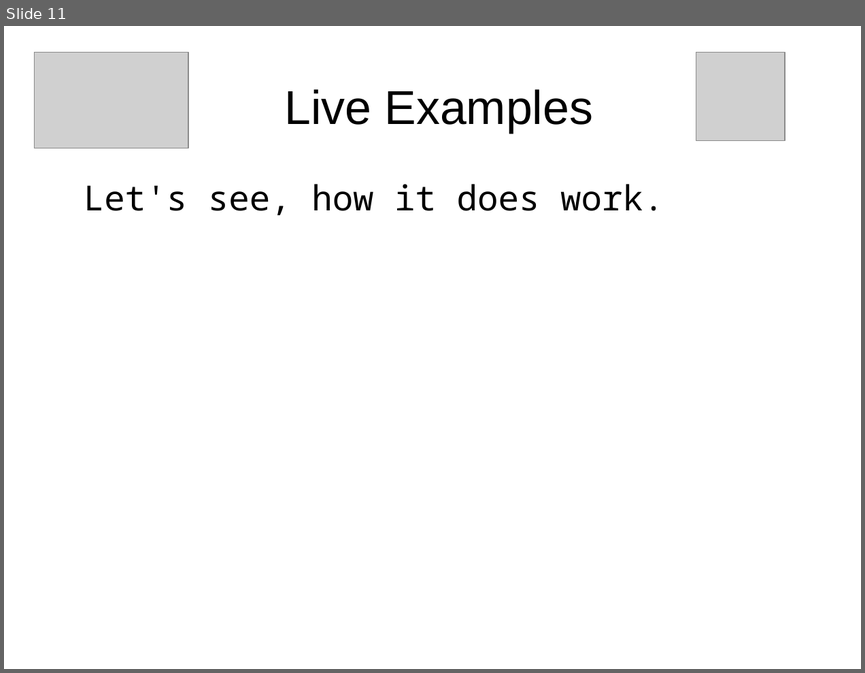
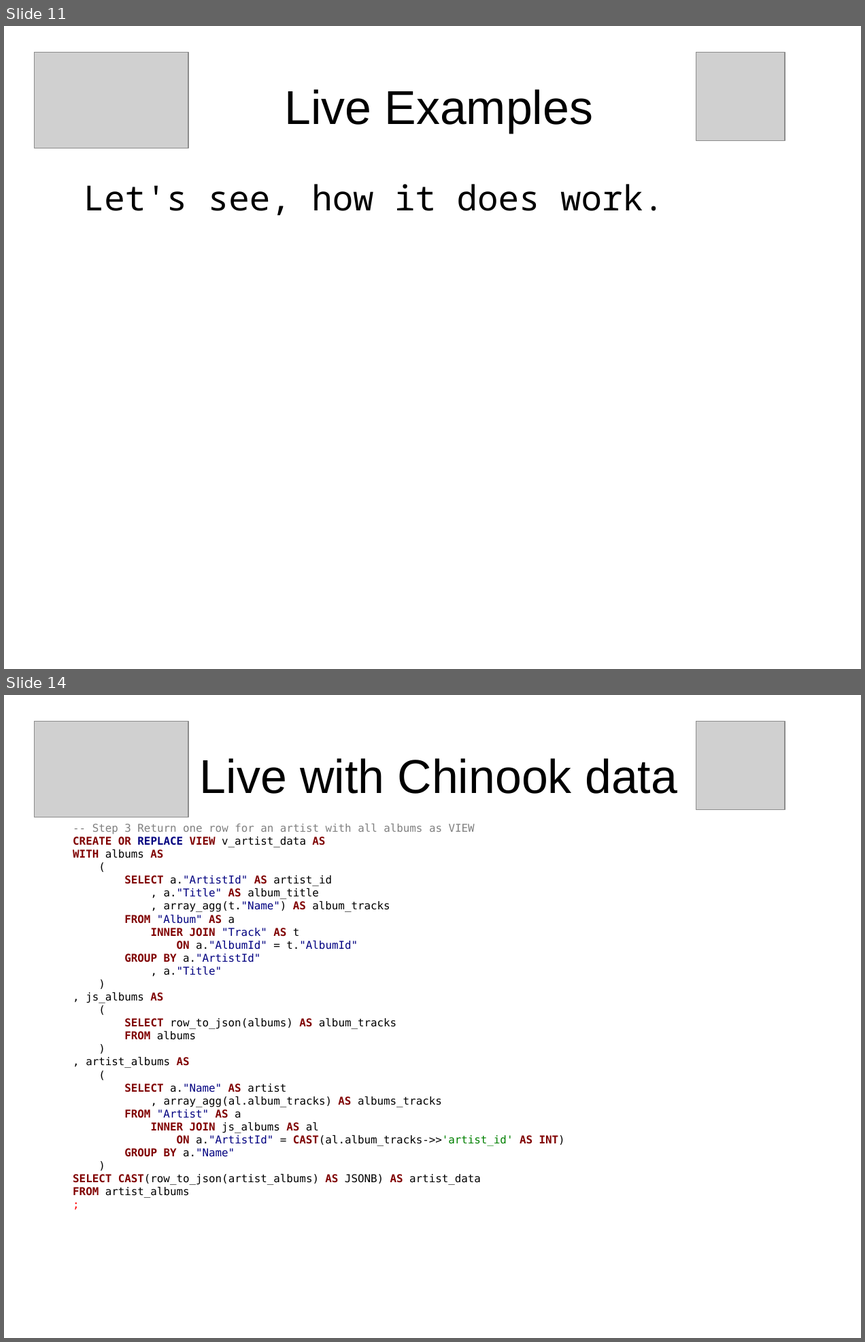
Before and after one commit to sjstoelting/talks, a slide deck: no-sql-as-not-only-sql/NoSQL-as-Not-Only-SQL.odp. Shown one above the other, each under a label of ours: slide 11 before the commit, slides 11 and 14 after it; the slides between them are not shown. The pictures are 865x673 and 865x1342 pixels, drawn with LibreOffice and Linux fonts; fonts in the diff are those of the drawing; grey boxes stand for pictures. Boxes give left, top, right and bottom in pixels: in the first picture for what was removed or moved away, otherwise in the second. Text is boxed around its words. In the diff, an @@ line names an element or a change of style, - is before the commit and + after.

```diff
--- a/no-sql-as-not-only-sql/NoSQL-as-Not-Only-SQL.odp
+++ b/no-sql-as-not-only-sql/NoSQL-as-Not-Only-SQL.odp
@@ slide 14 added at (x1=4, y1=695, x2=861, y2=1338), background #FFFFFF @@
@@ picture added at (x1=35, y1=721, x2=188, y2=817) @@
@@ picture added at (x1=696, y1=721, x2=785, y2=809) @@
@@ title added at (x1=200, y1=758, x2=677, y2=794), 44 pt, text #000000 @@
+Live with Chinook data
@@ text added at (x1=73, y1=824, x2=565, y2=1198), 10 pt, text #000000 @@
+-- Step 3 Return one row for an artist with all albums as VIEW
+CREATE OR REPLACE VIEW v_artist_data AS
+WITH albums AS
+(
+SELECT a."ArtistId" AS artist_id
+, a."Title" AS album_title
+, array_agg(t."Name") AS album_tracks
+FROM "Album" AS a
+INNER JOIN "Track" AS t
+ON a."AlbumId" = t."AlbumId"
+GROUP BY a."ArtistId"
+, a."Title"
+)
+, js_albums AS
+(
+SELECT row_to_json(albums) AS album_tracks
+FROM albums
+)
+, artist_albums AS
+(
+SELECT a."Name" AS artist
+, array_agg(al.album_tracks) AS albums_tracks
+FROM "Artist" AS a
+INNER JOIN js_albums AS al
+ON a."ArtistId" = CAST(al.album_tracks->>'artist_id' AS INT)
+GROUP BY a."Name"
+)
+SELECT CAST(row_to_json(artist_albums) AS JSONB) AS artist_data
+FROM artist_albums
+;
```
Also in this commit, not shown: 17 other slides added, 1 other file.
